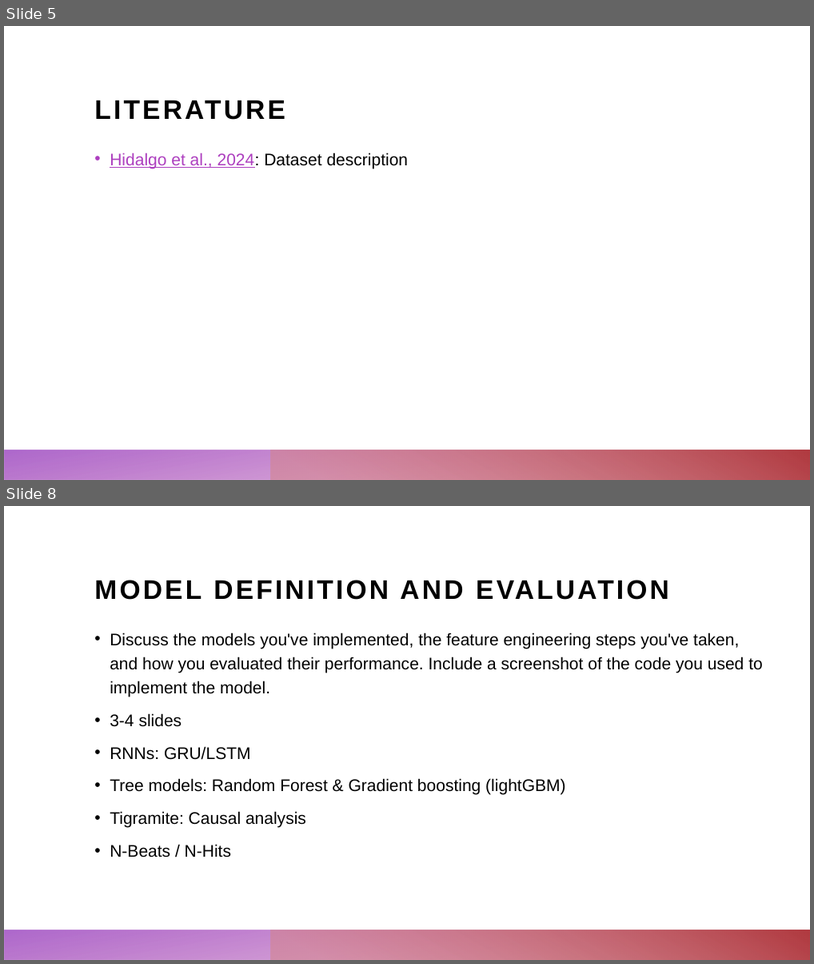
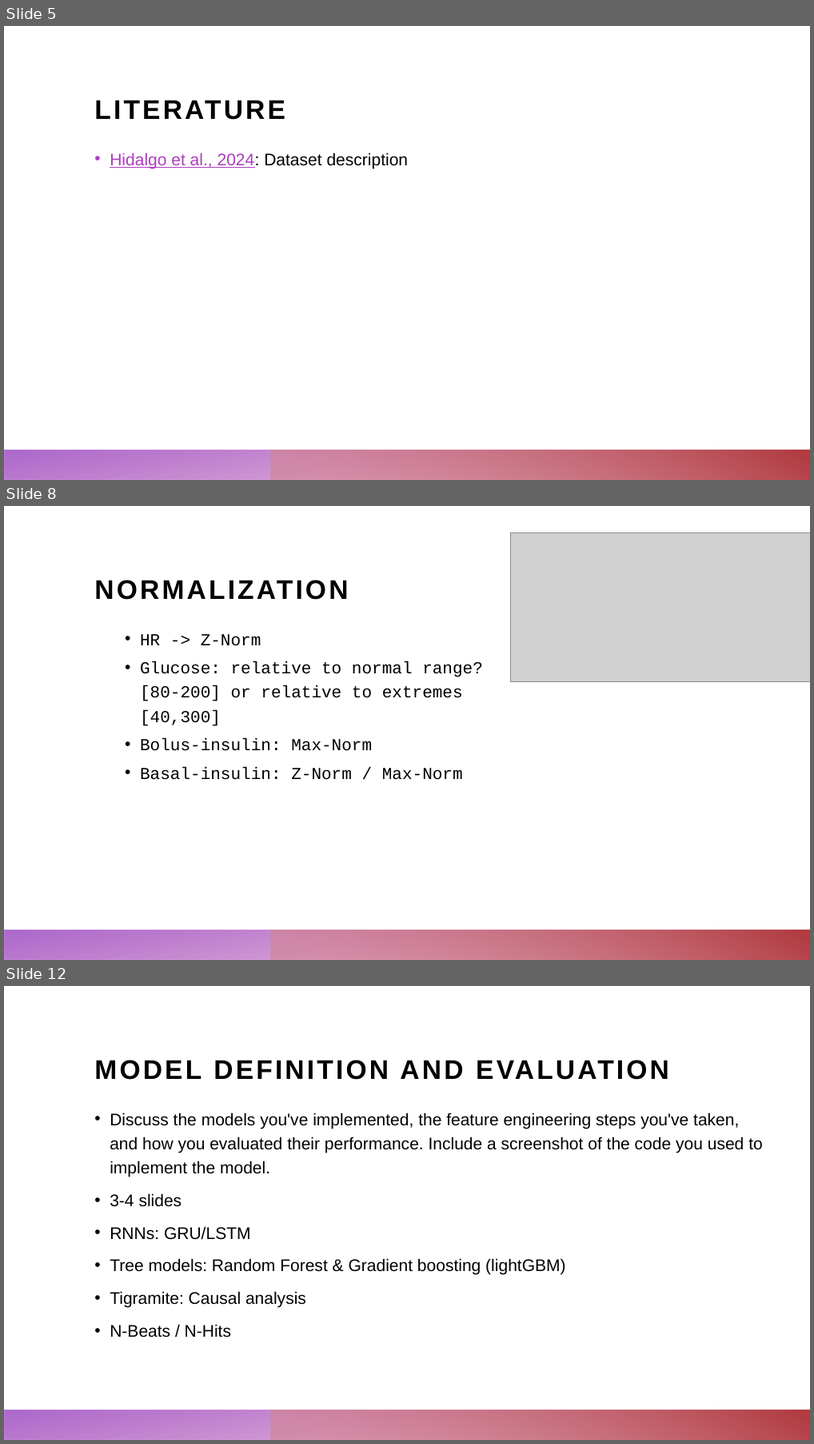
Before and after one commit to ChristopherKunze-Git/AdvancedTimeSeriesCourse-Engineering-Data, a slide deck: 4_Presentation/Blood_glucose_prediction.pptx. Shown one above the other, each under a label of ours: slides 5 and 8 before the commit, slides 5, 8 and 12 after it; the slides between them are not shown. The pictures are 814x964 and 814x1444 pixels, drawn with LibreOffice and Linux fonts; fonts in the diff are those of the drawing; grey boxes stand for pictures. Boxes give left, top, right and bottom in pixels: in the first picture for what was removed or moved away, otherwise in the second. Text is boxed around its words. In the diff, an @@ line names an element or a change of style, - is before the commit and + after.

```diff
--- a/4_Presentation/Blood_glucose_prediction.pptx
+++ b/4_Presentation/Blood_glucose_prediction.pptx
@@ slide 8 added at <box>4,506,810,960</box>, background #FFFFFF; not listed: 2 template elements that a slide beside it also shows @@
@@ picture added at <box>511,532,810,681</box> @@
@@ title added at <box>94,580,348,600</box>, 32 pt, text #000000, bold @@
+NORMALIZATION
@@ text added at <box>140,634,483,780</box>, 20 pt, text #000000 @@
+  • HR -> Z-Norm
+  • Glucose: relative to normal range?
+    [80-200] or relative to extremes [40,300]
+  • Bolus-insulin: Max-Norm
+  • Basal-insulin: Z-Norm / Max-Norm
@@ what was slide 8 is now slide 12 @@
```
Also in this commit, not shown: 6 slides changed, 4 other slides added.
